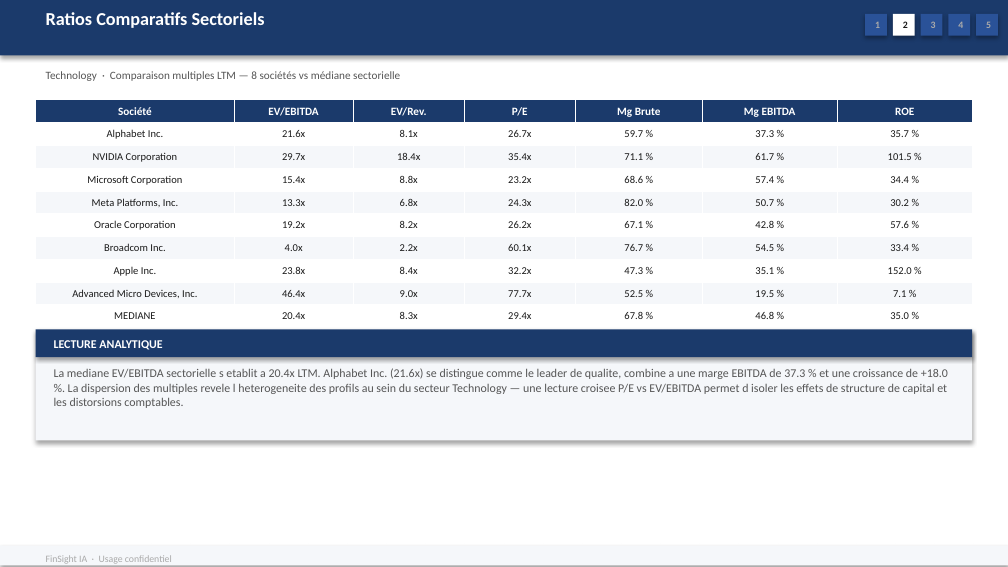
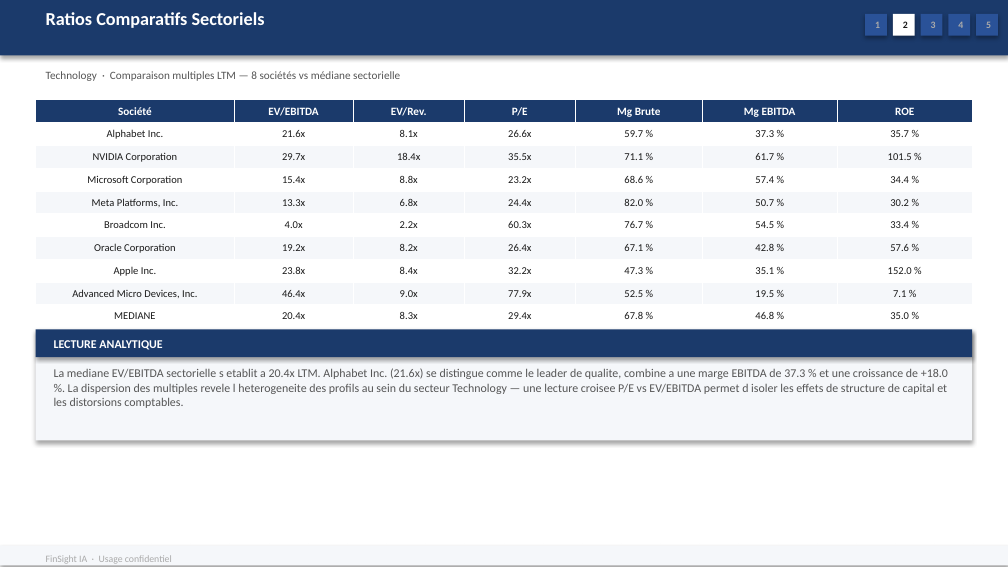
Before and after one commit to baptistejeh07-art/finsight-ia, a slide deck: slide 6 of preview/secteur_Technology_S&P_500/secteur_Technology_S&P_500.pptx. Drawn at 1008x567 pixels with LibreOffice and Linux fonts; fonts in the diff are those of the drawing. Boxes give left, top, right and bottom in pixels: in the first picture for what was removed or moved away, otherwise in the second. Text is boxed around its words. In the diff, an @@ line names an element or a change of style, - is before the commit and + after.

```diff
--- a/preview/secteur_Technology_S&P_500/secteur_Technology_S&P_500.pptx
+++ b/preview/secteur_Technology_S&P_500/secteur_Technology_S&P_500.pptx
@@ table at [35, 99, 972, 323] @@
-row 2, column 4: 26.7x
+row 2, column 4: 26.6x
-row 3, column 4: 35.4x
+row 3, column 4: 35.5x
-row 5, column 4: 24.3x
+row 5, column 4: 24.4x
-row 6: Oracle Corporation | 19.2x | 8.2x | 26.2x | 67.1 % | 42.8 % | 57.6 %
+row 6: Broadcom Inc. | 4.0x | 2.2x | 60.3x | 76.7 % | 54.5 % | 33.4 %
-row 7: Broadcom Inc. | 4.0x | 2.2x | 60.1x | 76.7 % | 54.5 % | 33.4 %
+row 7: Oracle Corporation | 19.2x | 8.2x | 26.4x | 67.1 % | 42.8 % | 57.6 %
-row 9, column 4: 77.7x
+row 9, column 4: 77.9x
```
Also in this commit, not shown: 4 other slides changed, 3 other files.
